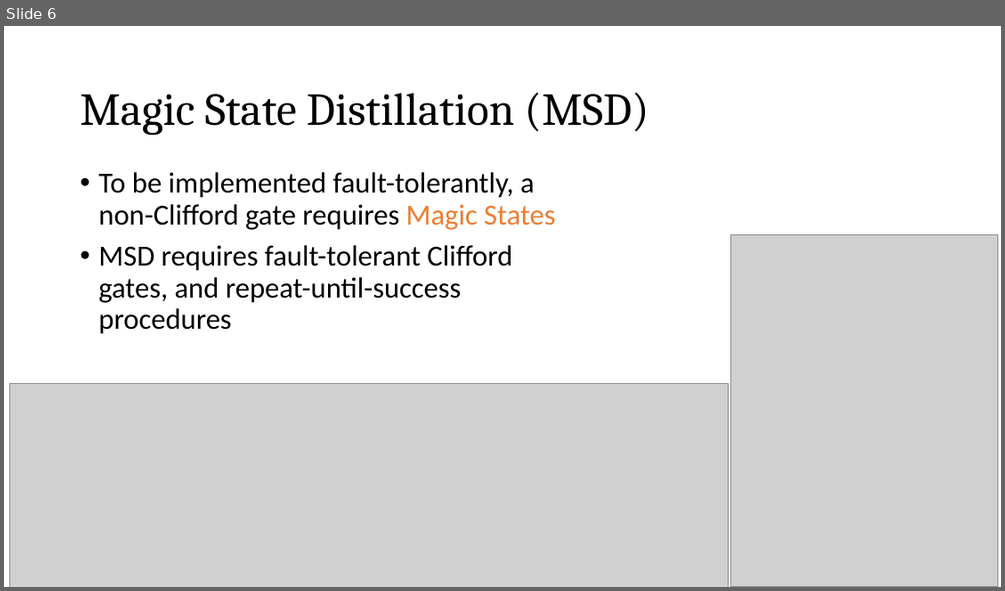
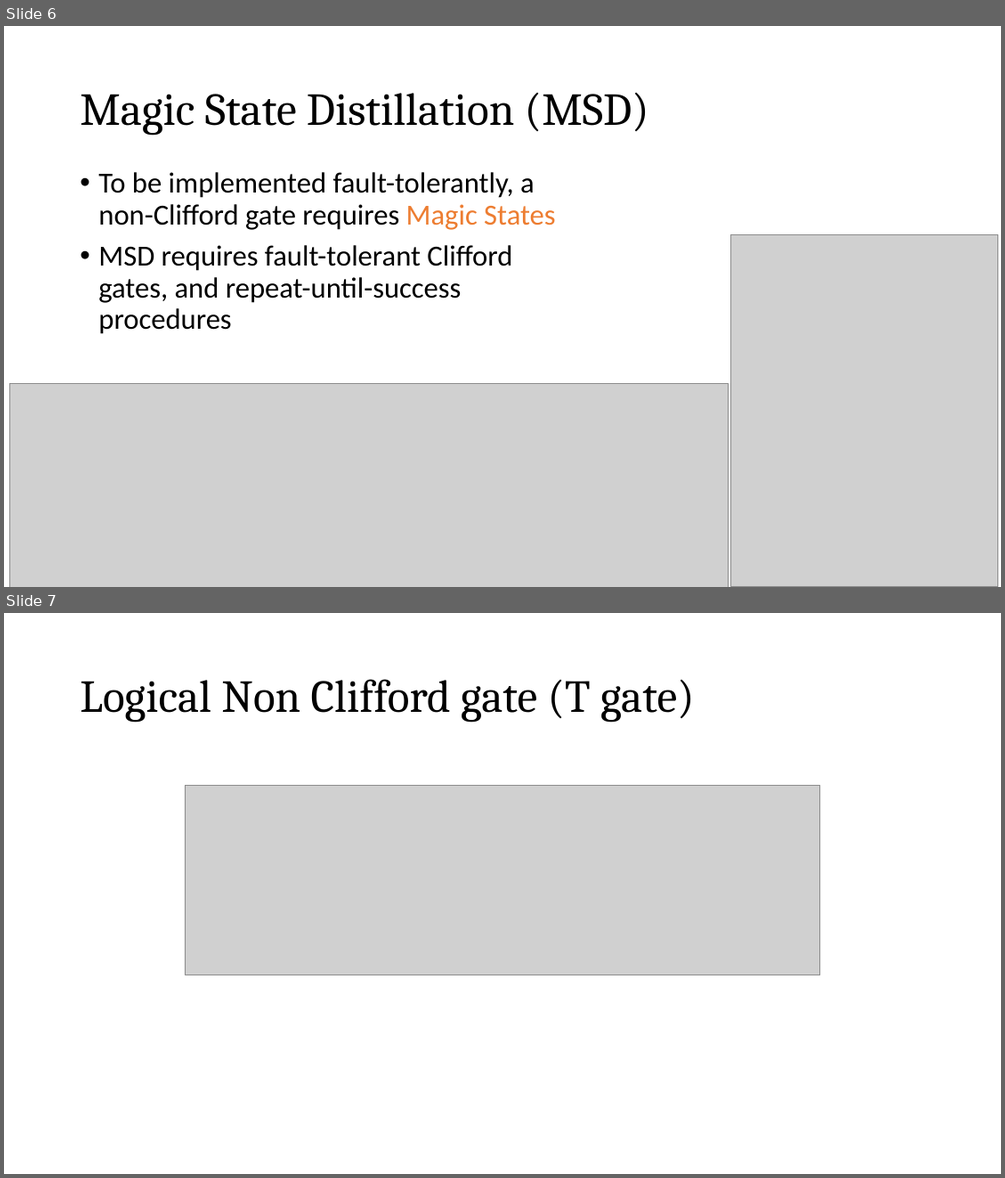
Before and after one commit to Alban999/Horizon_Quantum_Hackaton, a slide deck: Presentation.pptx. Shown one above the other, each under a label of ours: slide 6 before the commit, slides 6 and 7 after it. The pictures are 1005x591 and 1005x1178 pixels, drawn with LibreOffice and Linux fonts; fonts in the diff are those of the drawing; grey boxes stand for pictures. Boxes give left, top, right and bottom in pixels: in the first picture for what was removed or moved away, otherwise in the second. Text is boxed around its words. In the diff, an @@ line names an element or a change of style, - is before the commit and + after.

```diff
--- a/Presentation.pptx
+++ b/Presentation.pptx
@@ slide 7 added at <box>4,613,1001,1174</box>, background #FFFFFF @@
@@ title added at <box>80,679,695,722</box>, 44 pt, text #000000 @@
+Logical Non Clifford gate (T gate)
@@ picture added at <box>185,786,821,975</box> @@
```
Also in this commit, not shown: 1 other slide added.
